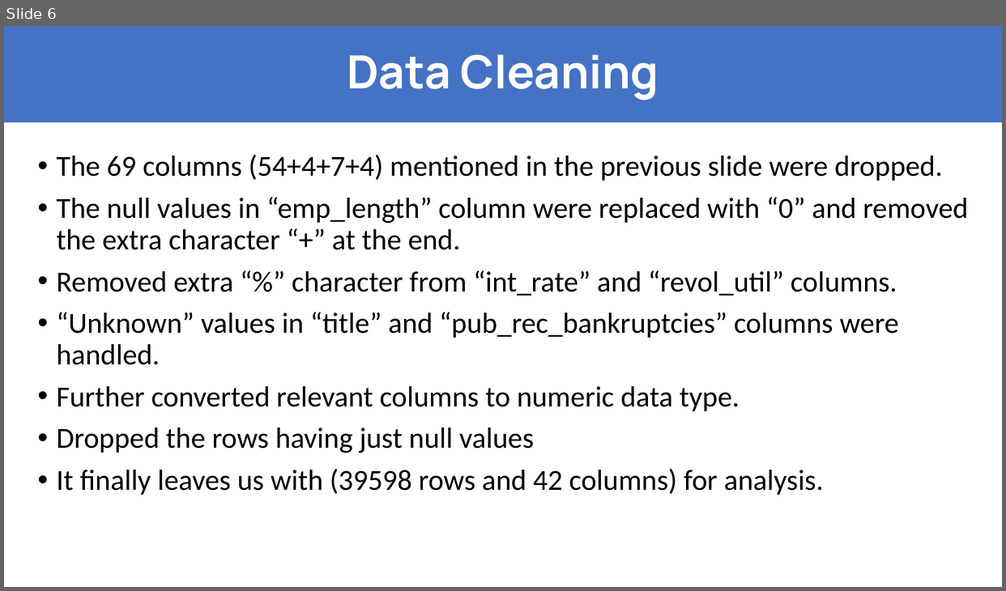
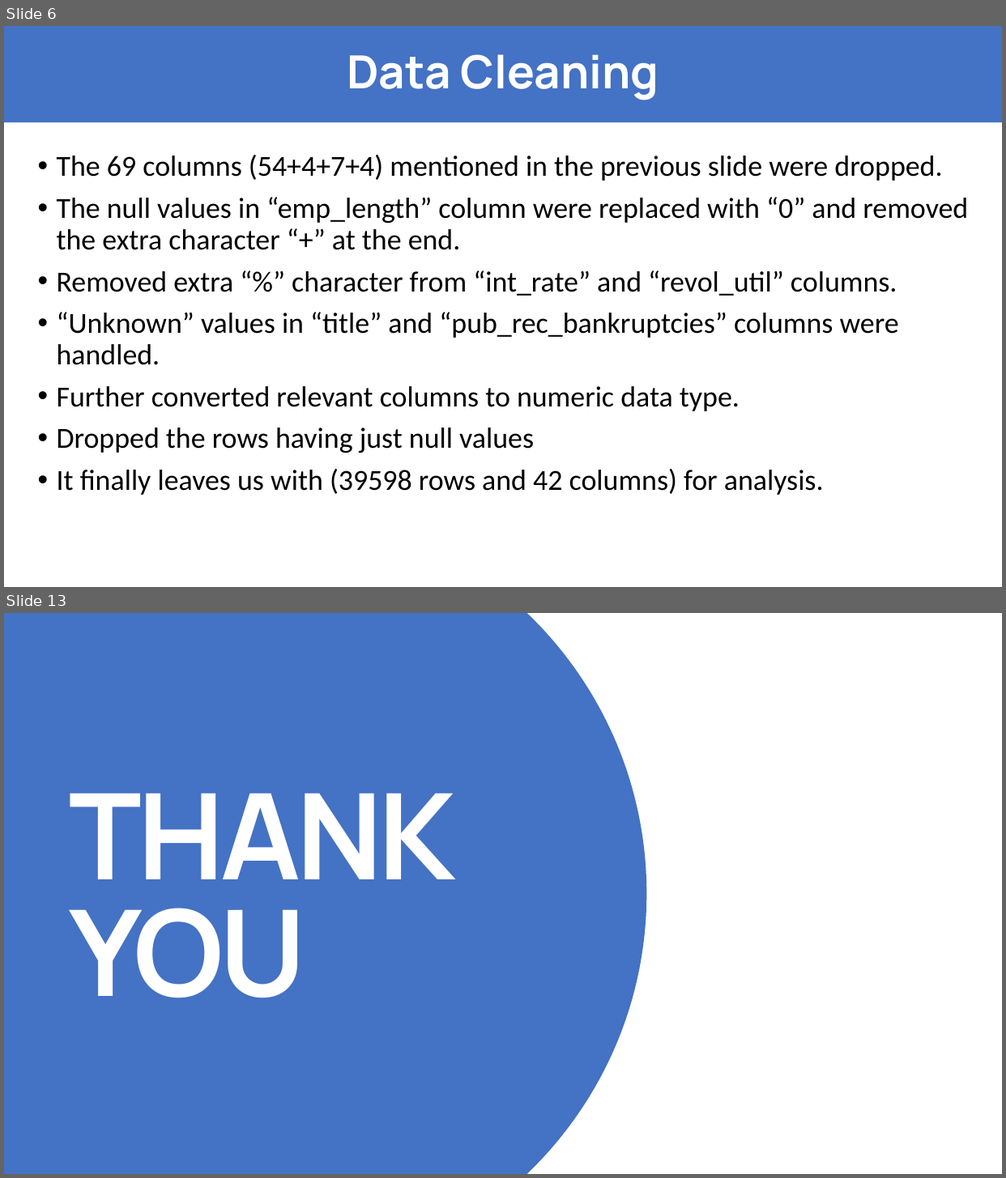
Before and after one commit to akintaliarkin/LendingClubCaseStudy, a slide deck: Aditya_Kintali.pptx. Shown one above the other, each under a label of ours: slide 6 before the commit, slides 6 and 13 after it; the slides between them are not shown. The pictures are 1006x591 and 1006x1178 pixels, drawn with LibreOffice and Linux fonts; fonts in the diff are those of the drawing. Boxes give left, top, right and bottom in pixels: in the first picture for what was removed or moved away, otherwise in the second. Text is boxed around its words. In the diff, an @@ line names an element or a change of style, - is before the commit and + after.

Commit message:
ppt changes.

```diff
--- a/Aditya_Kintali.pptx
+++ b/Aditya_Kintali.pptx
@@ slide 13 added at box(4, 613, 1002, 1174), background #FFFFFF @@
@@ freeform shape added at box(4, 613, 647, 1174), fill #4472C4 @@
@@ text added at box(70, 793, 456, 911), 115 pt, text #FFFFFF, bold @@
+THANK
@@ text added at box(70, 908, 306, 998), 115 pt, text #FFFFFF, bold @@
+YOU
```
Also in this commit, not shown: 6 other slides added.
